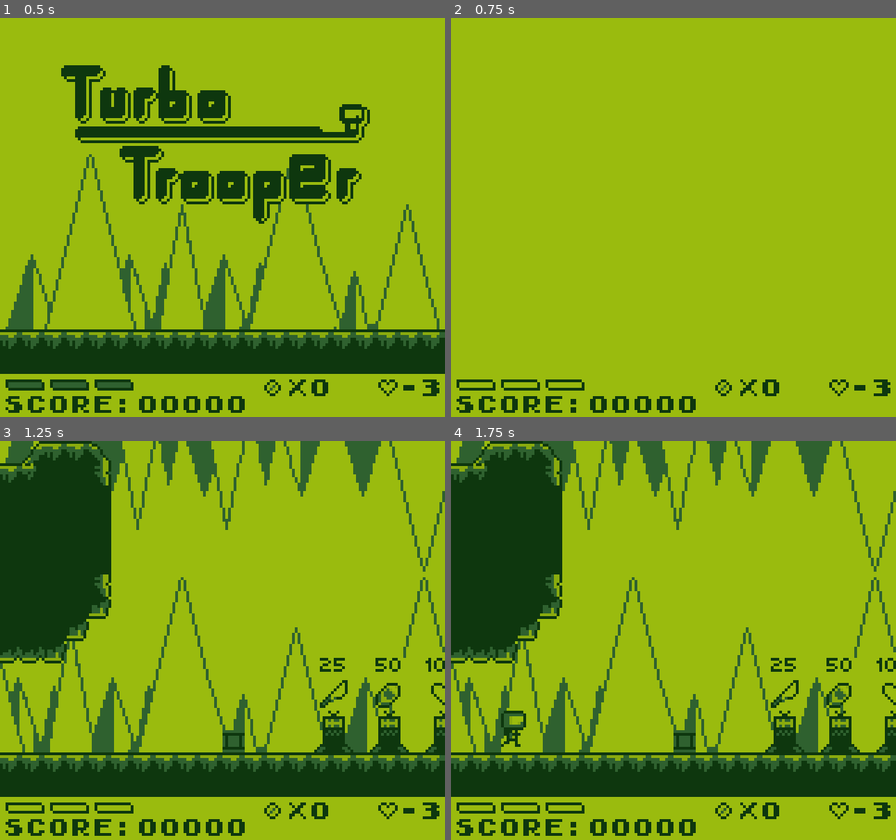
Above: before the commit, frames 1-4 (two rows, left to right).
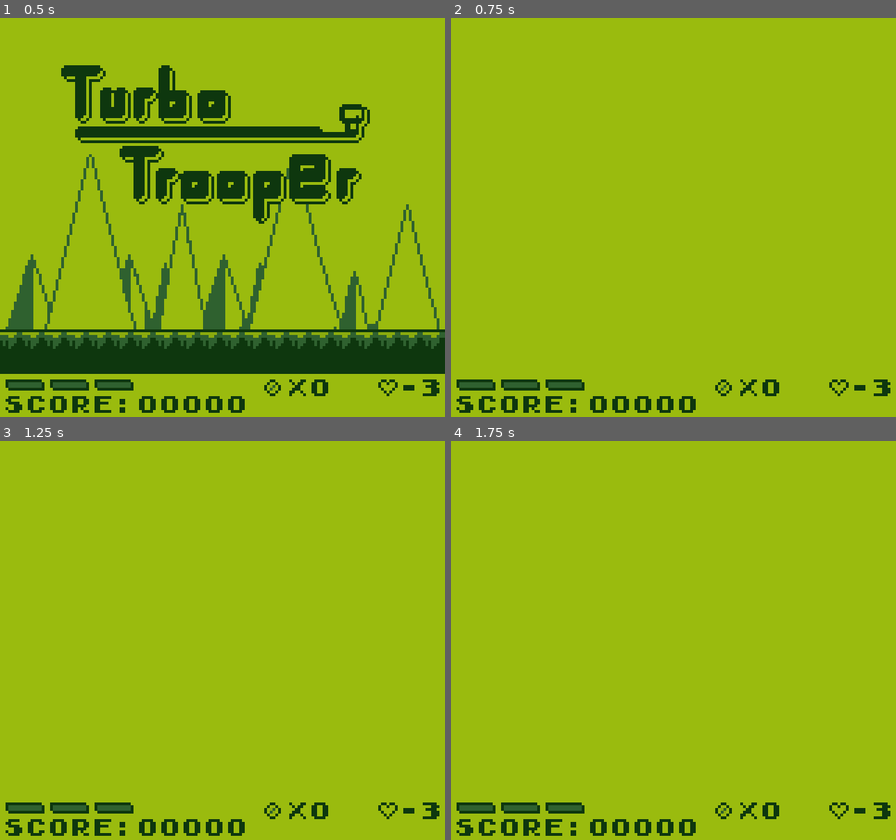
Above: after the commit, the same moments.

Repository: AlanRostem/TurboTrooper
Game: Godot game, scene res://scenes/main/Main.tscn
The game is run twice, just before and just after one commit, with the same random seed, the same clock (stepped at 60 frames per second) and the same inputs. Sound files missing from this copy of the repository are replaced by a short silence.
Inputs:
- Up to frame 1 (0.5 s): no input
- Up to frame 2 (0.75 s): tap Enter (pause) at 0.5 s; hold D (move_right) from 0.53 s (still down); tap S (aim_down) at 0.6 s
- Up to frame 3 (1.25 s): keep holding D (move_right); tap Space (jump) at 0.77 s
- Up to frame 4 (1.75 s): keep holding D (move_right); tap W (aim_up) at 1.35 s; tap Space (jump) at 1.52 s

Frame 1 is identical in both runs. In frame 2, 0.3% of the frame differs, in the area x 1-30%, y 91-93%; in frame 3, 32%; in frame 4, 32%, in the area x 0-100%, y 0-93%.
Error after the commit: Parse Error: Enumeration "Theme" shadows a native class. (res://scenes/game/level/Level.gd:4)

Commit message:
not done fixing theme, need to come back

Diff:
--- a/project/project.godot
+++ b/project/project.godot
@@ -38,6 +38,11 @@
 "class": "LaunchPad",
 "language": "GDScript",
 "path": "res://scenes/game/world/environment/LaunchPad.gd"
+}, {
+"base": "Node2D",
+"class": "Level",
+"language": "GDScript",
+"path": "res://scenes/game/level/Level.gd"
 }, {
 "base": "KinematicBody2D",
 "class": "MovingEntity",
@@ -66,6 +71,7 @@
 "HealthComponent": "",
 "HitBox": "",
 "LaunchPad": "",
+"Level": "",
 "MovingEntity": "",
 "Player": "",
 "PlayerStats": "",
--- a/project/scenes/game/GameHandler.gd
+++ b/project/scenes/game/GameHandler.gd
@@ -21,6 +21,11 @@
 onready var __reset_timer = $LevelResetTimer
 onready var __color_rect = $CanvasLayer/ColorRect
 onready var __next_level_transition_timer = $NextLevelTransitionTimer
+
+onready var __cave_theme_player = $CaveThemePlayer
+onready var __win_theme_player = $WinThemePlayer
+
+var __current_level_theme
 
 var __has_check_point = false
 var __can_pause = false
@@ -48,6 +53,11 @@
 
 func update_player_save_data(key, value):
 	__saved_player_stats[key] = value
+
+func __set_current_level_theme(theme_enum):
+	match theme_enum:
+		Level.Theme.CAVE:
+			__current_level_theme = __cave_theme_player
 
 # Deletes the current level (if one is active) and instances a new one from the specified
 # scene.
@@ -107,6 +117,8 @@
 
 func start_transitioning_to_next_level():
 	__next_level_transition_timer.start()
+	__current_level_theme.stop()
+	__win_theme_player.play()
 
 func _on_MainMenu_game_started():
 	set_current_level(int(__has_completed_game))
@@ -118,11 +130,10 @@
 func _on_LevelIntroTimer_timeout():
 	__color_rect.visible = false
 	__current_level.start()
-
+	__current_level_theme.play()
 
 func _on_LevelResetTimer_timeout():
 	reset_current_level()
 
-
 func _on_NextLevelTransitionTimer_timeout():
 	set_current_to_next_level()
--- a/project/scenes/game/level/Level.gd
+++ b/project/scenes/game/level/Level.gd
@@ -1,22 +1,32 @@
 extends Node2D
+class_name Level
+
+enum Theme {
+	CAVE,
+	LAB,
+	FACTORY,
+}
 
 onready var game_handler = get_parent()
 
 onready var __game_world = $GameWorld
 onready var __check_point = $CheckPoint
 
-onready var __theme = $Theme
-
 var player_node
 
 var __convert_player_scrap_to_score = false
 var __has_check_point = false
+
+export(Theme) var __theme = Theme.CAVE
 
 func _ready():
 	if __has_check_point:
 		player_node.state_machine.transition_to("PlayerIdleState")
 	else:
 		player_node.state_machine.transition_to("PlayerEnterLevelState")
+
+func get_theme_enum():
+	return __theme
 
 func set_check_point_enabled(value):
 	__has_check_point = true
@@ -63,14 +73,5 @@
 #	game_handler.update_player_data(player_node.stats.get_data())
 	game_handler.set_current_to_next_level()
 
-func _on_IntroTimer_timeout():
-	__theme.play()
-
-func stop_theme():
-	__theme.stop()
-
-func start():
-	__theme.play()
-
 func _on_ResetTimer_timeout():
 	game_handler.reset_current_level()
--- a/project/scenes/game/level/Level.tscn
+++ b/project/scenes/game/level/Level.tscn
@@ -1,10 +1,9 @@
-[gd_scene load_steps=10 format=2]
+[gd_scene load_steps=9 format=2]
 
 [ext_resource path="res://scenes/game/world/environment/CustomTileMap.tscn" type="PackedScene" id=1]
 [ext_resource path="res://scenes/game/world/environment/CustomTileMap.gd" type="Script" id=2]
 [ext_resource path="res://scenes/game/level/Level.gd" type="Script" id=3]
 [ext_resource path="res://scenes/game/world/entity/entities/player/Player.tscn" type="PackedScene" id=4]
-[ext_resource path="res://assets/audio/music/normal_theme.wav" type="AudioStream" id=5]
 [ext_resource path="res://scenes/game/world/environment/ShopArea.tscn" type="PackedScene" id=6]
 [ext_resource path="res://scenes/ui/world/hover_text/WorldHoverText.tscn" type="PackedScene" id=7]
 [ext_resource path="res://scenes/game/world/GameWorld.gd" type="Script" id=8]
@@ -13,9 +12,6 @@
 [node name="Level" type="Node2D"]
 pause_mode = 1
 script = ExtResource( 3 )
-
-[node name="Theme" type="AudioStreamPlayer" parent="."]
-stream = ExtResource( 5 )
 
 [node name="GameWorld" type="Node2D" parent="."]
 script = ExtResource( 8 )
--- a/project/scenes/game/level/level_types/BombLevel.gd
+++ b/project/scenes/game/level/level_types/BombLevel.gd
@@ -25,7 +25,6 @@
 		player.state_machine.transition_to("PlayerLeaveLevelState")
 		__bomb_switch.complete()
 		__arrow_sprite.visible = false
-		stop_theme()
 
 func _on_BombSwitch_activated():
 	__arrow_sprite.visible = true
@@ -41,7 +40,6 @@
 	player.state_machine.transition_to("PlayerLeaveLevelSecretState")
 	__bomb_switch.complete()
 	__arrow_sprite.visible = false
-	stop_theme()
 	__secret_arrow_sprite.visible = false
 	var world = player.parent_world
 	world.show_hover_text("+" + str(MAX_SECRET_SCORE) + "score", player.position)
--- a/project/scenes/main/Main.tscn
+++ b/project/scenes/main/Main.tscn
@@ -64,6 +64,10 @@
 [node name="NextLevelTransitionTimer" type="Timer" parent="GameHandler"]
 one_shot = true
 
+[node name="CaveThemePlayer" type="AudioStreamPlayer" parent="GameHandler"]
+
+[node name="WinThemePlayer" type="AudioStreamPlayer" parent="GameHandler"]
+
 [connection signal="game_started" from="MainMenu" to="GameHandler" method="_on_MainMenu_game_started"]
 [connection signal="game_completed" from="GameHandler" to="MainMenu" method="_on_GameHandler_game_completed"]
 [connection signal="timeout" from="GameHandler/PauseabilityTimer" to="GameHandler" method="_on_PauseabilityTimer_timeout"]
